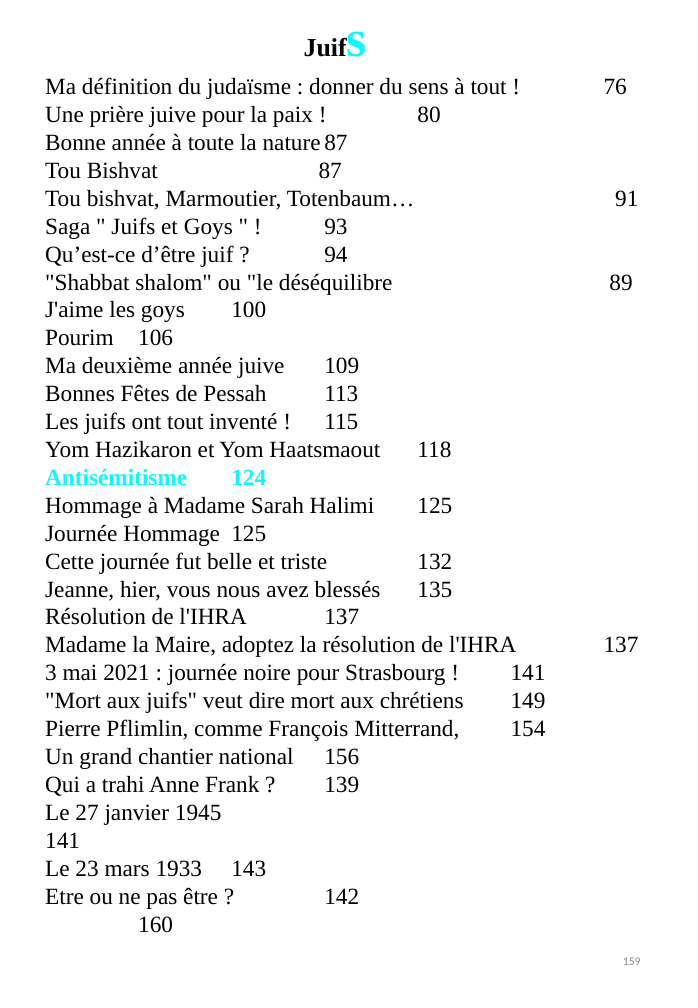
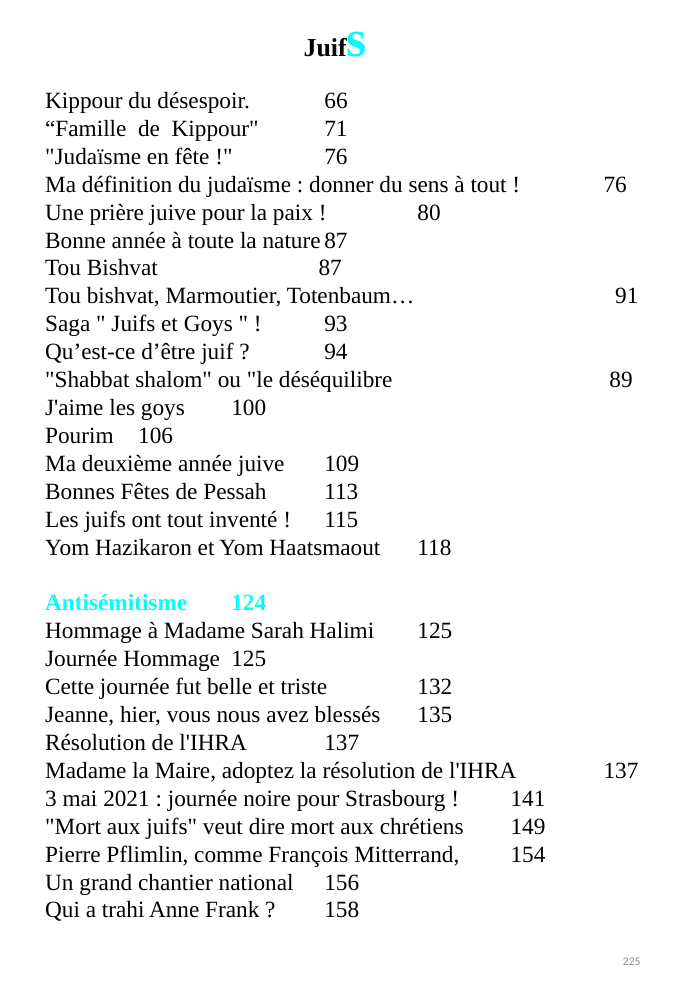
Before and after one commit to BenjaminLOUIS84/e_commerce, a slide deck: slide 225 of e_commerce/public/ppsx/tome2.ppsx (slide 159 before the commit). Drawn at 698x1008 pixels with LibreOffice and Linux fonts; fonts in the diff are those of the drawing. Boxes give left, top, right and bottom in pixels: in the first picture for what was removed or moved away, otherwise in the second. Text is boxed around its words. In the diff, an @@ line names an element or a change of style, - is before the commit and + after.

```diff
--- a/e_commerce/public/ppsx/tome2.ppsx
+++ b/e_commerce/public/ppsx/tome2.ppsx
@@ text "Kippour du désespoir. 66": place and size @@
-text "Kippour du désespoir. 66" at box(45, 77, 546, 933)
+text "Kippour du désespoir. 66" at box(45, 91, 546, 921)
@@ text at box(45, 91, 347, 165): paragraphs added @@
+Kippour du désespoir. 66
+“Famille de Kippour" 71
+"Judaïsme en fête !" 76
@@ text at box(45, 901, 359, 921): text changed @@
-Qui a trahi Anne Frank ? 139
-Le 27 janvier 1945 141
-Le 23 mars 1933 143
-Etre ou ne pas être ? 142
-160
+Qui a trahi Anne Frank ? 158
@@ page number at box(623, 957, 641, 965): text changed @@
-159
+225
```
Also in this commit, not shown: 6 other slides changed, 66 slides added.
